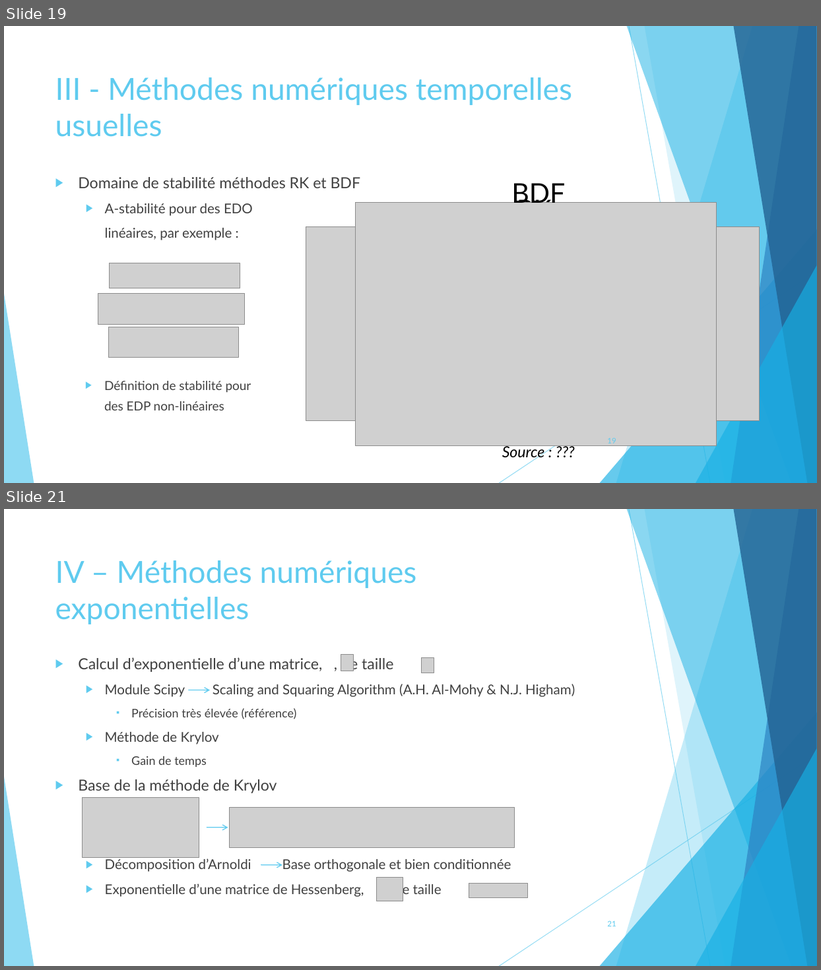
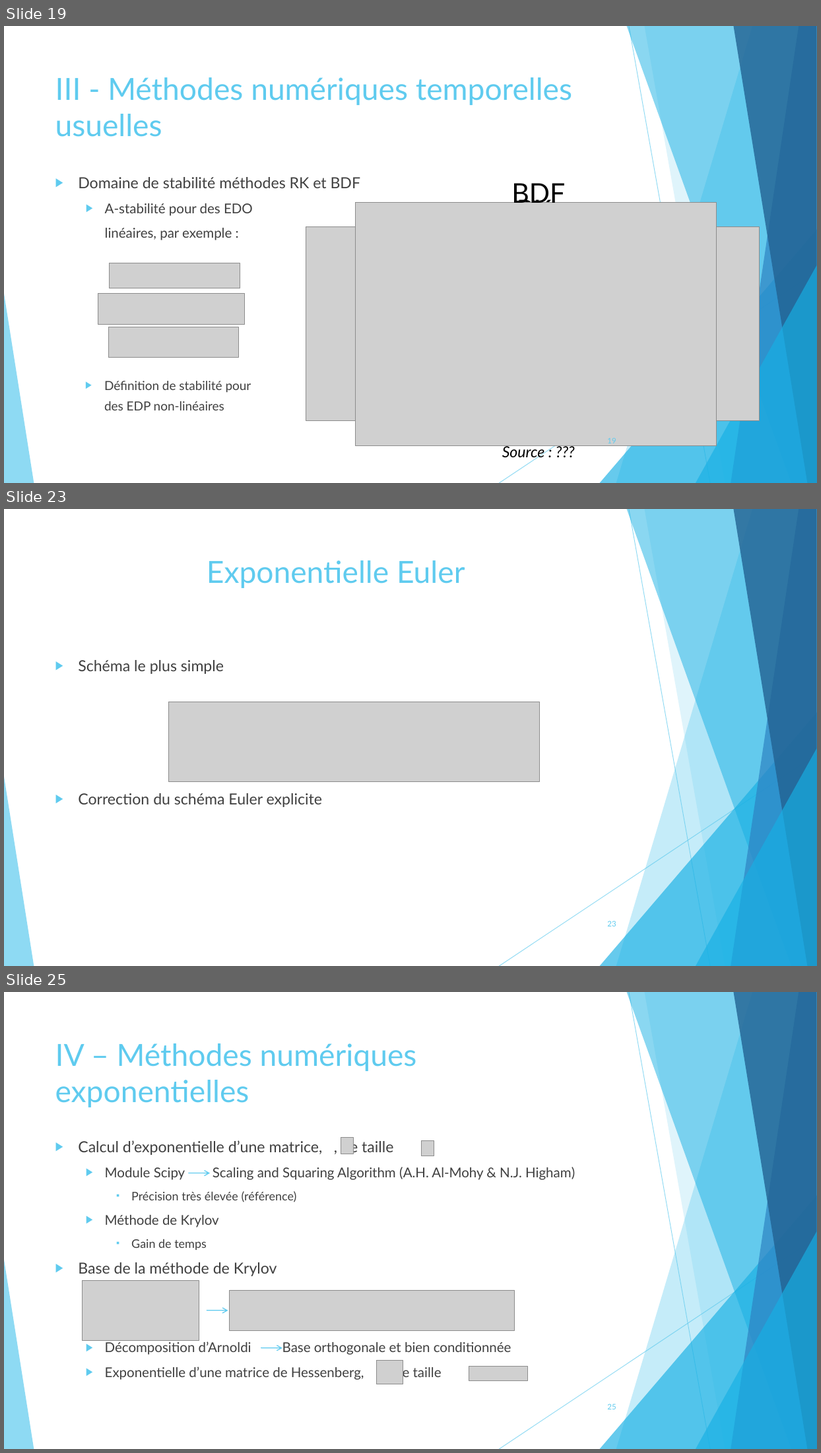
Before and after one commit to pierreXVI/PIE, a slide deck: oral_presentation/Oral_presentation_12_02_2019.pptx. Shown one above the other, each under a label of ours: slides 19 and 21 before the commit, slides 19, 23 and 25 after it; the slides between them are not shown. The pictures are 821x970 and 821x1453 pixels, drawn with LibreOffice and Linux fonts; fonts in the diff are those of the drawing; grey boxes stand for pictures. Boxes give left, top, right and bottom in pixels: in the first picture for what was removed or moved away, otherwise in the second. Text is boxed around its words. In the diff, an @@ line names an element or a change of style, - is before the commit and + after.

```diff
--- a/oral_presentation/Oral_presentation_12_02_2019.pptx
+++ b/oral_presentation/Oral_presentation_12_02_2019.pptx
@@ slide 23 added at box(4, 509, 817, 966), background #FFFFFF; not listed: 10 template elements that a slide beside it also shows @@
@@ title added at box(207, 560, 465, 588), 36 pt, text #5FCBEF @@
+Exponentielle Euler
@@ text added at box(78, 660, 322, 807), 18 pt, text #404040 @@
+▶ Schéma le plus simple
+▶ Correction du schéma Euler explicite
@@ picture added at box(169, 702, 539, 782) @@
@@ page number added at box(607, 921, 616, 927), 9 pt, text #5FCBEF @@
+23
@@ what was slide 21 is now slide 25 @@
@@ page number at box(607, 1404, 616, 1410): text changed @@
-21
+25
```
Also in this commit, not shown: 4 other slides added, 2 slides removed, 12 other files.
